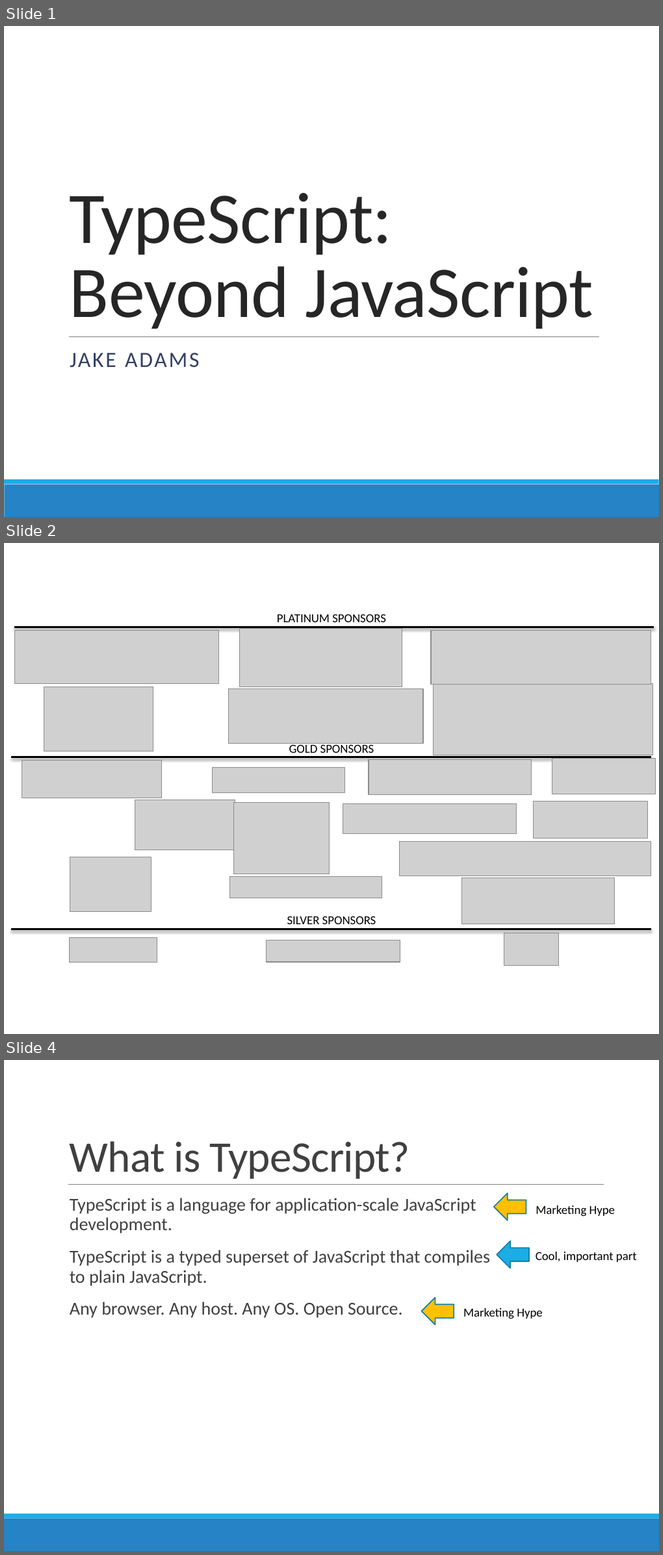
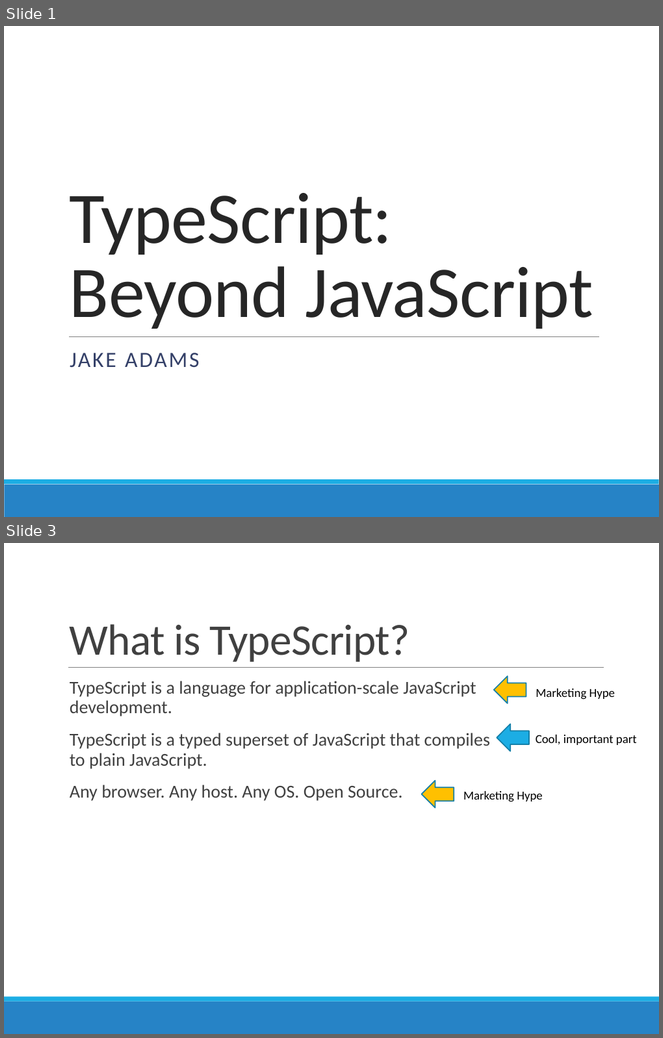
Before and after one commit to jacobladams/presentations, a slide deck: typescript/TypeScript - Beyond JavaScript.pptx. Shown one above the other, each under a label of ours: slides 1, 2 and 4 before the commit, slides 1 and 3 after it; the slides between them are not shown. The pictures are 663x1555 and 663x1038 pixels, drawn with LibreOffice and Linux fonts; fonts in the diff are those of the drawing; grey boxes stand for pictures. Boxes give left, top, right and bottom in pixels: in the first picture for what was removed or moved away, otherwise in the second. Text is boxed around its words. In the diff, an @@ line names an element or a change of style, - is before the commit and + after.

```diff
--- a/typescript/TypeScript - Beyond JavaScript.pptx
+++ b/typescript/TypeScript - Beyond JavaScript.pptx
@@ slide 2 removed at bbox=[4, 543, 659, 1034], background #FFFFFF @@
@@ text removed at bbox=[277, 614, 386, 622] @@
-PLATINUM SPONSORS
@@ line removed from (14, 627) to (655, 627) @@
@@ picture removed at bbox=[15, 630, 219, 683] @@
@@ picture removed at bbox=[239, 628, 402, 687] @@
@@ picture removed at bbox=[431, 631, 651, 685] @@
@@ picture removed at bbox=[44, 687, 154, 752] @@
@@ picture removed at bbox=[229, 689, 423, 743] @@
@@ picture removed at bbox=[433, 684, 653, 756] @@
@@ text removed at bbox=[289, 743, 374, 753] @@
-GOLD SPONSORS
@@ line removed from (11, 757) to (651, 757) @@
@@ picture removed at bbox=[22, 761, 161, 798] @@
@@ picture removed at bbox=[213, 768, 345, 793] @@
@@ picture removed at bbox=[369, 760, 532, 795] @@
@@ picture removed at bbox=[553, 759, 656, 795] @@
@@ picture removed at bbox=[135, 800, 235, 850] @@
@@ picture removed at bbox=[234, 802, 330, 874] @@
@@ picture removed at bbox=[343, 804, 516, 834] @@
@@ picture removed at bbox=[533, 801, 648, 839] @@
@@ picture removed at bbox=[400, 842, 651, 876] @@
@@ picture removed at bbox=[70, 858, 152, 913] @@
@@ picture removed at bbox=[230, 877, 382, 898] @@
@@ picture removed at bbox=[462, 878, 614, 925] @@
@@ line removed from (11, 930) to (651, 930) @@
@@ text removed at bbox=[287, 916, 376, 925] @@
-SILVER SPONSORS
@@ picture removed at bbox=[70, 938, 157, 963] @@
@@ picture removed at bbox=[266, 941, 400, 962] @@
@@ picture removed at bbox=[504, 934, 559, 966] @@
@@ what was slide 4 is now slide 3 @@
```
Also in this commit, not shown: 8 slides changed, 12 other files.
